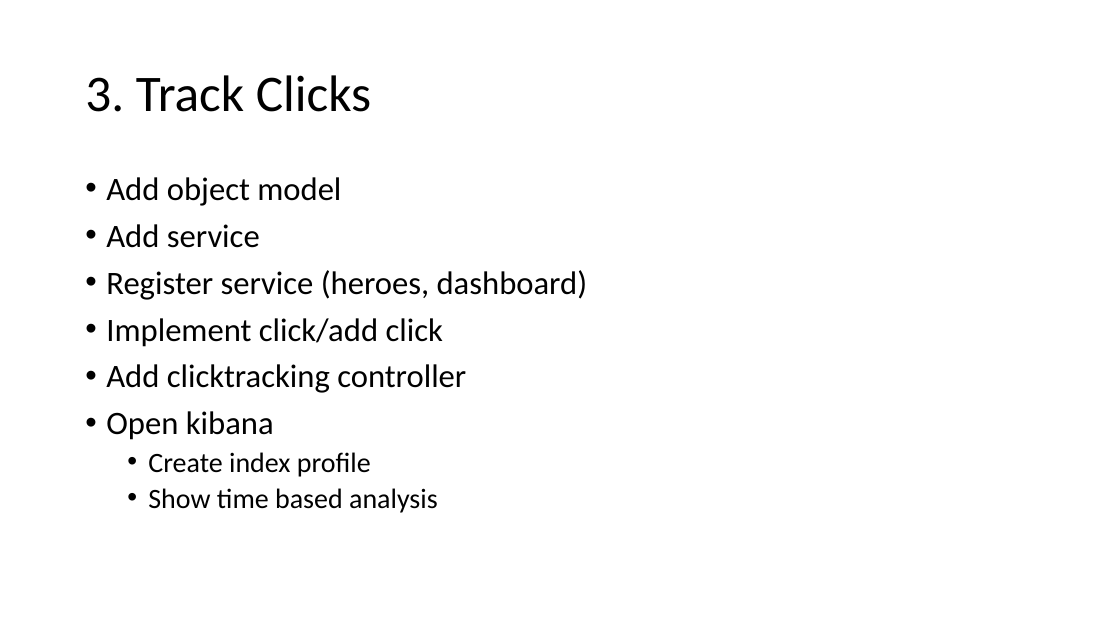
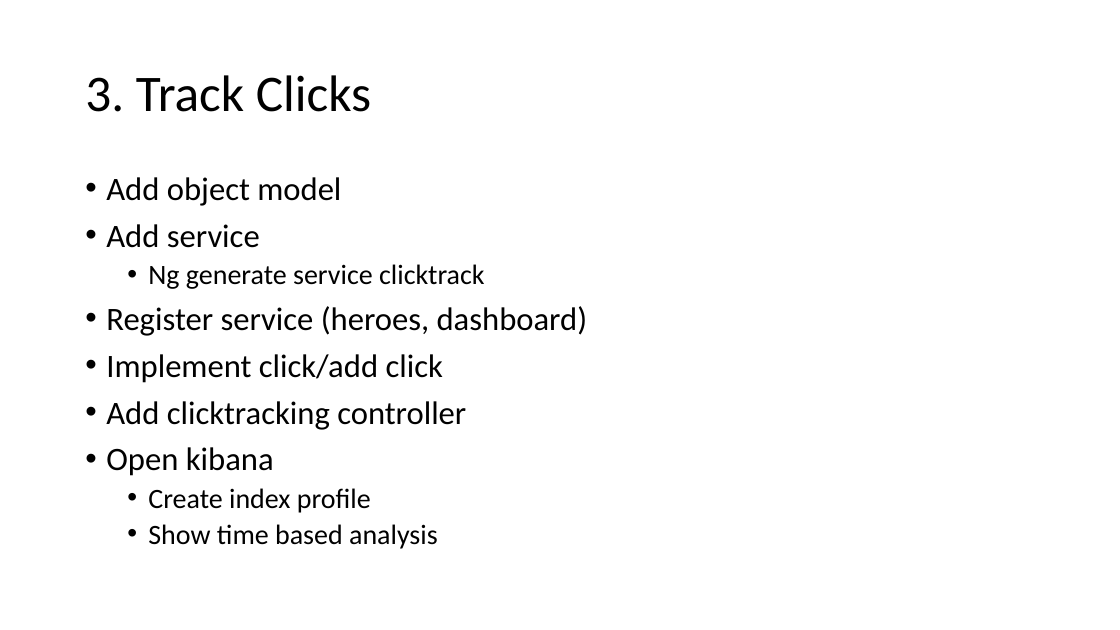
Before and after one commit to rclaice/herocore, a slide deck: slide 4 of parts/stepbystep.pptx (slide 5 before the commit). Drawn at 1120x630 pixels with LibreOffice and Linux fonts; fonts in the diff are those of the drawing. Boxes give left, top, right and bottom in pixels: in the first picture for what was removed or moved away, otherwise in the second. Text is boxed around its words. In the diff, an @@ line names an element or a change of style, - is before the commit and + after.

```diff
--- a/parts/stepbystep.pptx
+++ b/parts/stepbystep.pptx
@@ text at box(148, 264, 485, 289): paragraph added @@
+  • Ng generate service clicktrack
```
Also in this commit, not shown: 3 other slides changed, 1 slide removed, 3 other files.
